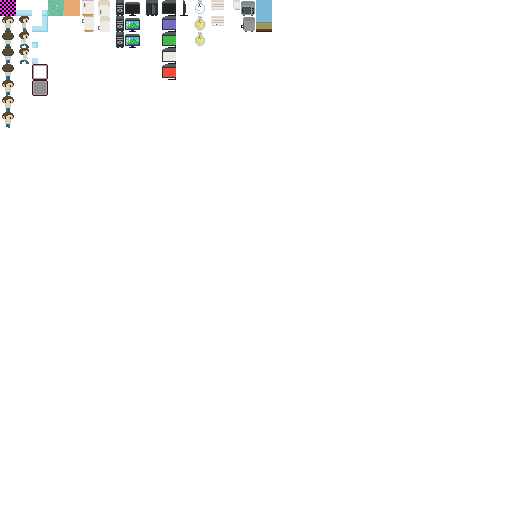
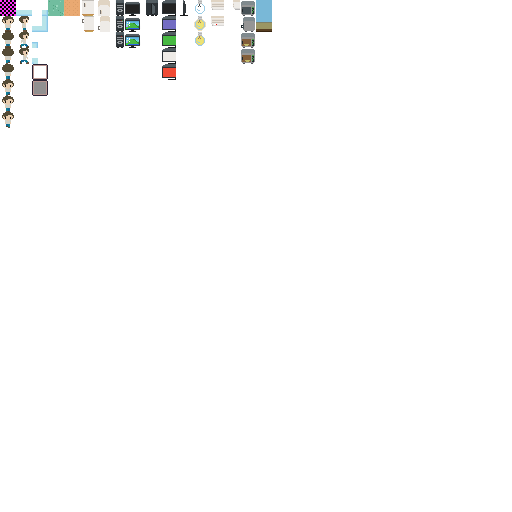
Layered file, before and after one edit (512×512). Changes by layer:
added layer "Layer 16" above "Layer 15" over 241, 49, 255, 64
added layer "Layer 15" above "Layer 8" over 241, 33, 255, 48
